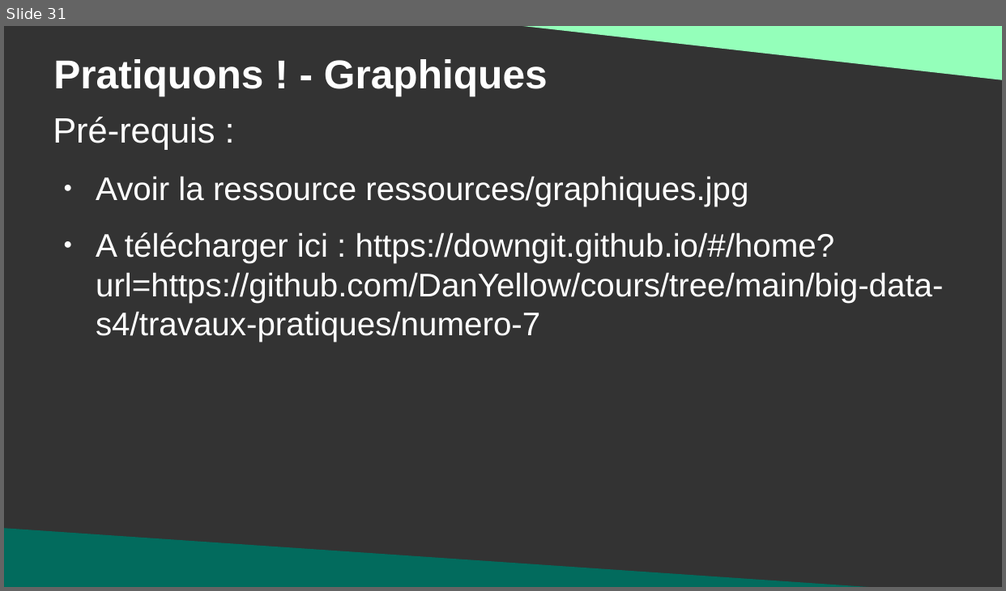
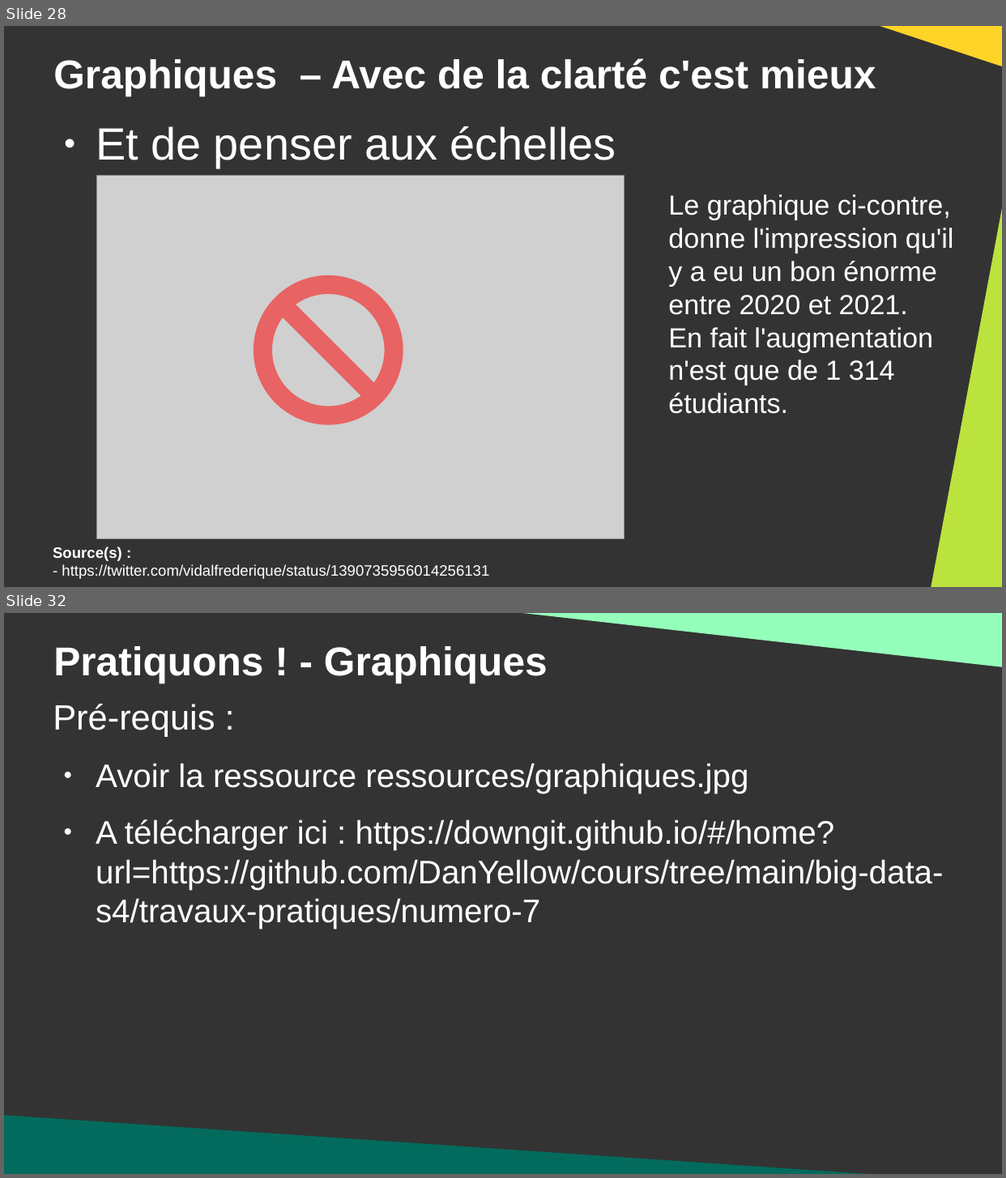
Before and after one commit to DanYellow/cours, a slide deck: big-data-s4/travaux-pratiques/numero-7/presentation.odp. Shown one above the other, each under a label of ours: slide 31 before the commit, slides 28 and 32 after it; the slides between them are not shown. The pictures are 1006x591 and 1006x1178 pixels, drawn with LibreOffice and Linux fonts; fonts in the diff are those of the drawing; grey boxes stand for pictures. Boxes give left, top, right and bottom in pixels: in the first picture for what was removed or moved away, otherwise in the second. Text is boxed around its words. In the diff, an @@ line names an element or a change of style, - is before the commit and + after.

```diff
--- a/big-data-s4/travaux-pratiques/numero-7/presentation.odp
+++ b/big-data-s4/travaux-pratiques/numero-7/presentation.odp
@@ slide 28 added at bbox=[4, 26, 1002, 587], background #333333 @@
@@ right triangle added at bbox=[865, 26, 1002, 69], fill #FFD428 @@
@@ title added at bbox=[53, 58, 876, 96], 32 pt, text #FFFFFF, bold @@
+Graphiques – Avec de la clarté c'est mieux
@@ text added at bbox=[96, 126, 616, 168], 36 pt, text #FFFFFF @@
+● Et de penser aux échelles
@@ picture added at bbox=[96, 175, 624, 540] @@
@@ text added at bbox=[668, 194, 954, 414], 22 pt, text #FFFFFF @@
+Le graphique ci-contre, donne l'impression qu'il y a eu un bon énorme entre 2020 et 2021.
+En fait l'augmentation n'est que de 1 314 étudiants.
@@ right triangle added at bbox=[931, 200, 1002, 587], fill #BBE33D @@
@@ no-entry sign added at bbox=[254, 276, 403, 425], fill #FF0000 at 52% opacity @@
@@ text added at bbox=[53, 547, 489, 579], 12 pt, text #FFFFFF @@
+Source(s) :
+- https://twitter.com/vidalfrederique/status/1390735956014256131
@@ what was slide 31 is now slide 32 @@
```
Also in this commit, not shown: 26 slides changed, 1 other slide added, 1 slide removed, 4 other files.
